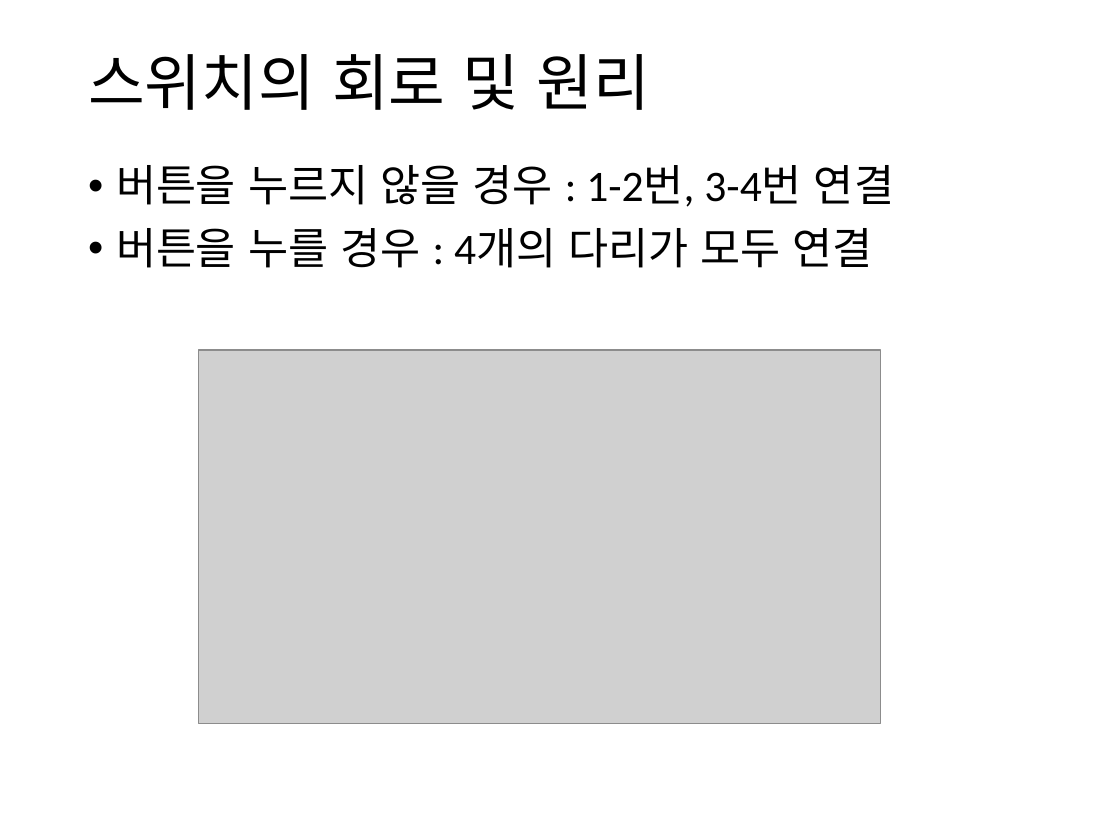
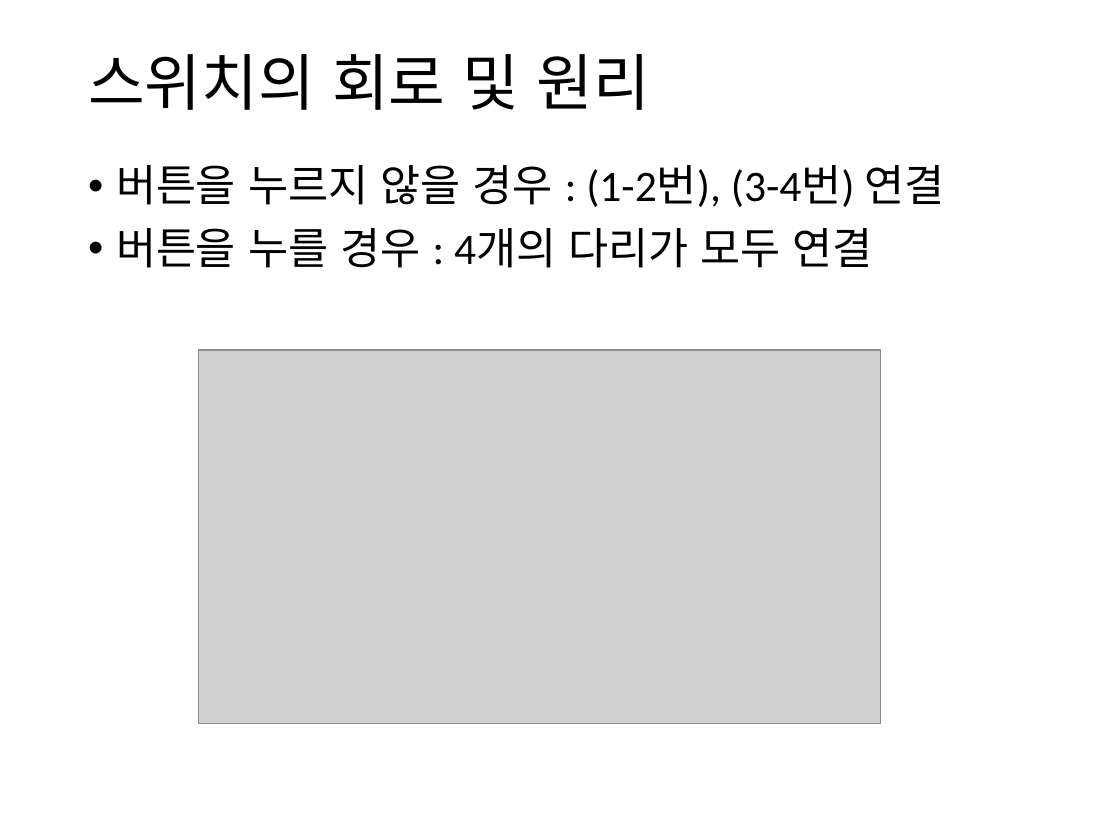
Before and after one commit to iot2019/Week04, a slide deck: slide 4 of Week04.pptx. Drawn at 1120x840 pixels with LibreOffice and Linux fonts; fonts in the diff are those of the drawing; grey boxes stand for pictures. Boxes give left, top, right and bottom in pixels: in the first picture for what was removed or moved away, otherwise in the second. Text is boxed around its words. In the diff, an @@ line names an element or a change of style, - is before the commit and + after.

```diff
--- a/Week04.pptx
+++ b/Week04.pptx
@@ text at (116,165,944,207): text changed @@
-• 버튼을 누르지 않을 경우 : 1-2번, 3-4번 연결
+• 버튼을 누르지 않을 경우 : (1-2번), (3-4번) 연결
```
Also in this commit, not shown: 9 other slides changed, 2 slides added, 1 slide removed, 5 other files.
